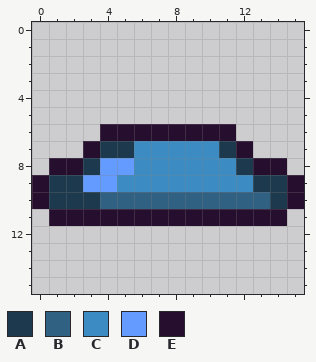
A pixel-art sprite gets an edit: Assets/Sprites/Enemies/Blob/NewBlob/Blue/Blob_Blue3.png. The picture above was drawn from the file before the commit.
The file is 16x16 pixels.
Palette (. is transparent): A #1c394d  B #306082  C #3c8bc3  D #639bff  E #260e2e
New version:
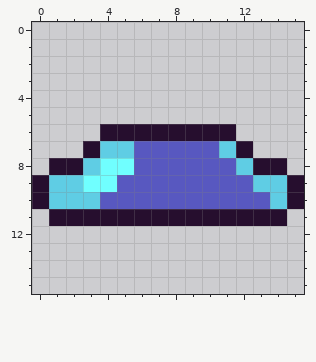
Edits made:
Colour A changes from #1c394d to #5fcde4.
Colour C changes from #3c8bc3 to #5858c0.
Colour D changes from #639bff to #70ffff.
The edit turns colour B into colour C in row 10 at x 4 to 13.
Pixel boxes of the changes (left, top, right, bottom) in both pictures:
changed: (49, 141, 287, 209)
